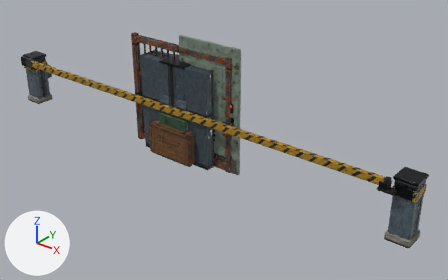
The Blender file tools/blender/undercity_props.blend: old version first, new version second.
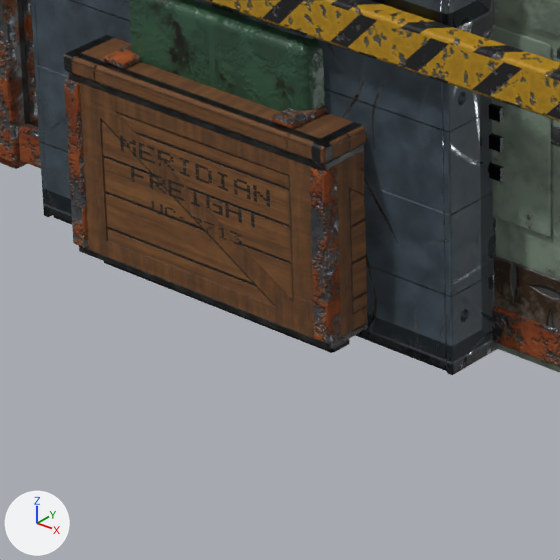
Each version is shown whole from a camera (50 mm lens) standing at (7.32, -7.89, 5.5) and looking at (0.78, 0.29, 0.43), then close up on the part from 31% to 50% of the width and 41% to 71% of the height. Every picture has the same lights, and +X, +Y and +Z are marked at lower left. The older version's two pictures come first. Objects named as collision shapes, trigger or cutter boxes, shadow casters or lower levels of detail are left out.

The older version as bpy lines, for what is in view:
```python
ob_door_leaf_leaf = bpy.data.objects.new('door_leaf:Leaf', me_door_leaf_leaf)
ob_door_leaf_leaf.location = (0.0, 0.0, 0.0)
ob_gate_gate = bpy.data.objects.new('gate:Gate', me_gate_gate)
ob_gate_gate.location = (0.0, 0.0, 0.0)
ob_safe_safe = bpy.data.objects.new('safe:Safe', me_safe_safe)
ob_safe_safe.location = (0.0, 0.0, 0.0)
# also in view: 'crate:Crate' at (0.0, 0.0, 0.35); 'barrier:arm' at (-0.15, -0.26, 1.0); 'shelf:Shelf' at (0.0, 0.01, 0.95)
```
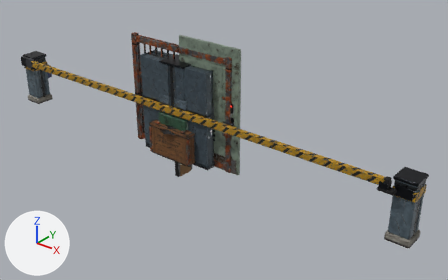
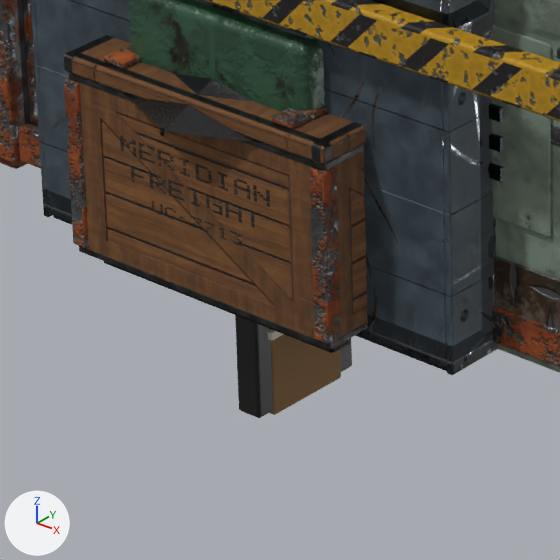
The edits, one by one:
Material 'paper_white' (mat_paper_white) is new.
Its base color is (0.711, 0.674, 0.57) (pale yellow #dbd6c7).
Its roughness is 0.8.
Material 'umbrella_nylon' (mat_umbrella_nylon) is new.
Its base color is (0.00394, 0.0044, 0.00598) (black #0d0e12).
Its roughness is 0.25.
Mesh me_briefcase_briefcase is new.
It has 96 vertices, 88 faces and spans x -0.052..0.052, y -0.21..0.21, z -0.41..-0.015.
Faces by material slot: [26, 26, 12, 24].
It uses material mat_lacquer_black (black #0d0a0a).
It uses material mat_rubber (black #141414).
It uses material mat_gunmetal (dark grey #2b2d31).
It uses material mat_brass (orange #b58a3c).
Mesh me_bag_bag is new.
It has 48 vertices, 44 faces and spans x -0.061..0.061, y -0.161..0.161, z -0.42..0.0.
Faces by material slot: [26, 6, 12].
It uses material mat_cardboard (brown #856340).
It uses material mat_paper_white (pale yellow #dbd6c7).
It uses material mat_rubber (black #141414).
Mesh me_umbrella_umbrella is new.
It has 146 vertices, 106 faces and spans x -0.515..0.515, y -0.516..0.516, z -0.07..0.91.
Faces by material slot: [10, 8, 72, 16].
It uses material mat_rubber (black #141414).
It uses material mat_led_cyan.
It uses material mat_gunmetal (dark grey #2b2d31).
It uses material mat_umbrella_nylon (black #0d0e12).
Object 'briefcase:Briefcase' (ob_briefcase_briefcase) is new; it shows me_briefcase_briefcase.
Its location is (0.0, 0.0, 0.0).
Object 'bag:Bag' (ob_bag_bag) is new; it shows me_bag_bag.
Its location is (0.0, 0.0, 0.0).
Object 'umbrella:Umbrella' (ob_umbrella_umbrella) is new; it shows me_umbrella_umbrella.
Its location is (0.0, 0.0, 0.0).

Where the change shows, as pixel boxes [x1, y1, x2, y2] in the close-ups (560 x 560 px):
'bag:Bag', added: after [268, 329, 341, 415]
    faces in mat_cardboard (brown #856340): [270, 329, 341, 415]
'briefcase:Briefcase', added: after [235, 315, 352, 418]
'umbrella:Umbrella', added: after [123, 73, 262, 143]
    faces in mat_umbrella_nylon (black #0d0e12): [123, 73, 262, 143]
